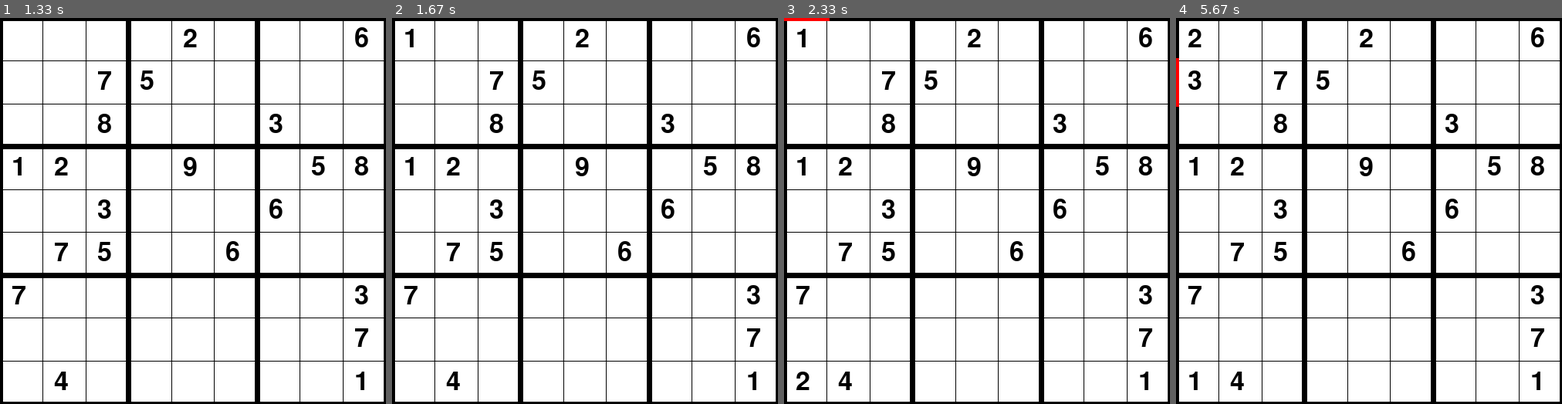
Above: before the commit, frames 1-4 (left to right).
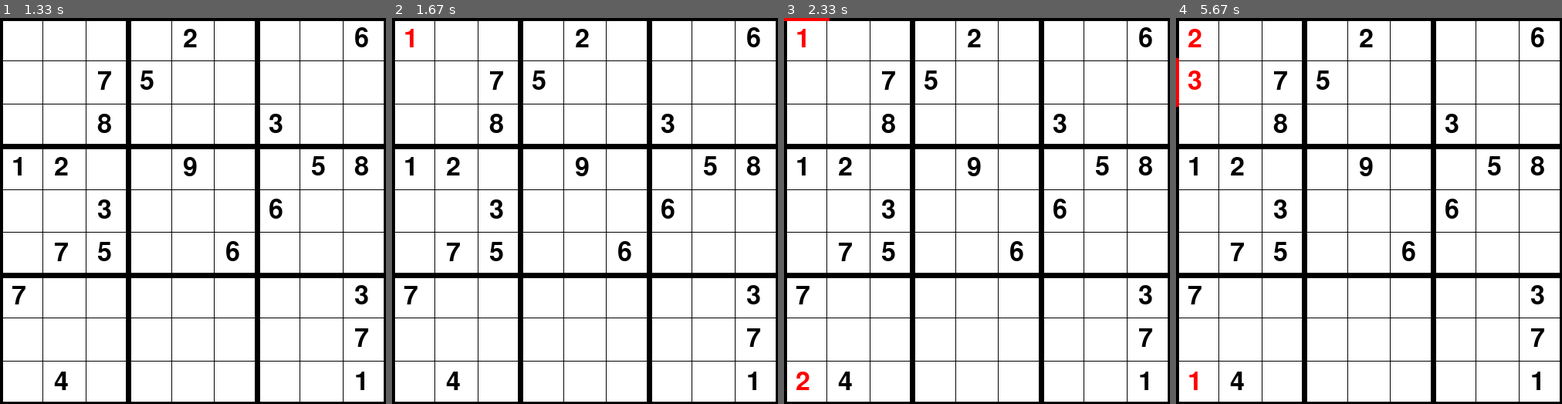
Above: after the commit, the same moments.

Repository: alisamoskovtseva/pygame_project
Game: pygame game, started from main1.py
Two runs of this game, one before a commit and one after it. Both use one fixed random seed, a clock stepped at 60 frames per second and the inputs below.
Inputs (mouse positions are in pixels of both pictures, inside the frame that each line leads up to):
- Up to frame 1 (1.33 s): click (177, 226) at 0.88 s; click (320, 330) at 1.22 s
- Up to frame 2 (1.67 s): tap 1 at 1.5 s
- Up to frame 3 (2.33 s): hold Up 1.83-2.3 s; tap 2 at 1.98 s
- Up to frame 4 (5.67 s): hold Right 2.33-2.8 s; tap 3 at 2.48, 3.88, 5.38 s; hold Left 2.83-3.37 s; tap 1 at 2.98 s; hold Down 3.4-3.7 s; tap 2 at 3.55, 4.72 s; hold Left 3.73-4.13 s; hold Right 4.57-5.2 s; hold Down 5.23-5.6 s; hold Left from 5.63 s (still down)

Frame 1 is identical in both runs. In frame 2, less than 0.1% of the frame differs, in the area x 3-6%, y 2-8%; in frame 3, 0.2%; in frame 4, 0.3%, in the area x 3-7%, y 2-97%.

Commit message:
Update main1.py
цифры становятся красными, урааааааа!!!!!

Diff:
--- a/main1.py
+++ b/main1.py
@@ -256,8 +256,12 @@
         for j in range(9):
             if maps[i][j] != 0:  # цвет фона
                 pygame.draw.rect(screen, (255, 255, 255), (i * dif, j * dif, dif + 1, dif + 1))
-                text1 = font1.render(str(maps[i][j]), 1, (0, 0, 0))  # цвет цифр
-                screen.blit(text1, (i * dif + 15, j * dif + 10))
+                if table[i][j] == True:
+                    text1 = font1.render(str(maps[i][j]), 1, (0, 0, 0))  # цвет цифр
+                    screen.blit(text1, (i * dif + 15, j * dif + 10))
+                else:
+                    text1 = font1.render(str(maps[i][j]), 1, (255, 0, 0))  # цвет цифр
+                    screen.blit(text1, (i * dif + 15, j * dif + 10))
             else:
                 pygame.draw.rect(screen, (255, 255, 255), (i * dif, j * dif, dif + 1, dif + 1))
 
@@ -275,12 +279,11 @@
     global table
     print(table)
     if table[int(x)][int(y)] == False:
-        if val != maps_ans[int(y)][int(x)]:
-            text1 = font1.render(str(val), 1, color)
-            screen.blit(text1, (x * dif + 15, y * dif + 15))
-        else:
-            text1 = font1.render(str(val), 1, color)
-            screen.blit(text1, (x * dif + 15, y * dif + 15))
+        text1 = font1.render(str(val), 1, color)
+        screen.blit(text1, (x * dif + 15, y * dif + 15))
+    else:
+        text1 = font1.render(str(val), 1, color)
+        screen.blit(text1, (x * dif + 15, y * dif + 15))
 
 
 # ОБРАБОТКА ОШИБОК(вообще они не нужны, т.к. выводиться текст, а у нас его нет
@@ -318,6 +321,8 @@
         #     pygame.draw.line(screen, (255, 122, 0), ((x + i) * dif, y * dif), ((x + i) * dif, y * dif + dif), 7)
 
     return False
+
+
 # for it in range(9):[
 #     if m[i][it] == val:
 #         return False
@@ -510,7 +515,7 @@
             draw_val(val, color)
             print(int(x))
             print(int(y))
-            print(val)
+            print(val, color)
 
             if valid(maps, int(x), int(y), val, maps_ans):
                 table[int(x)][int(y)] = True
